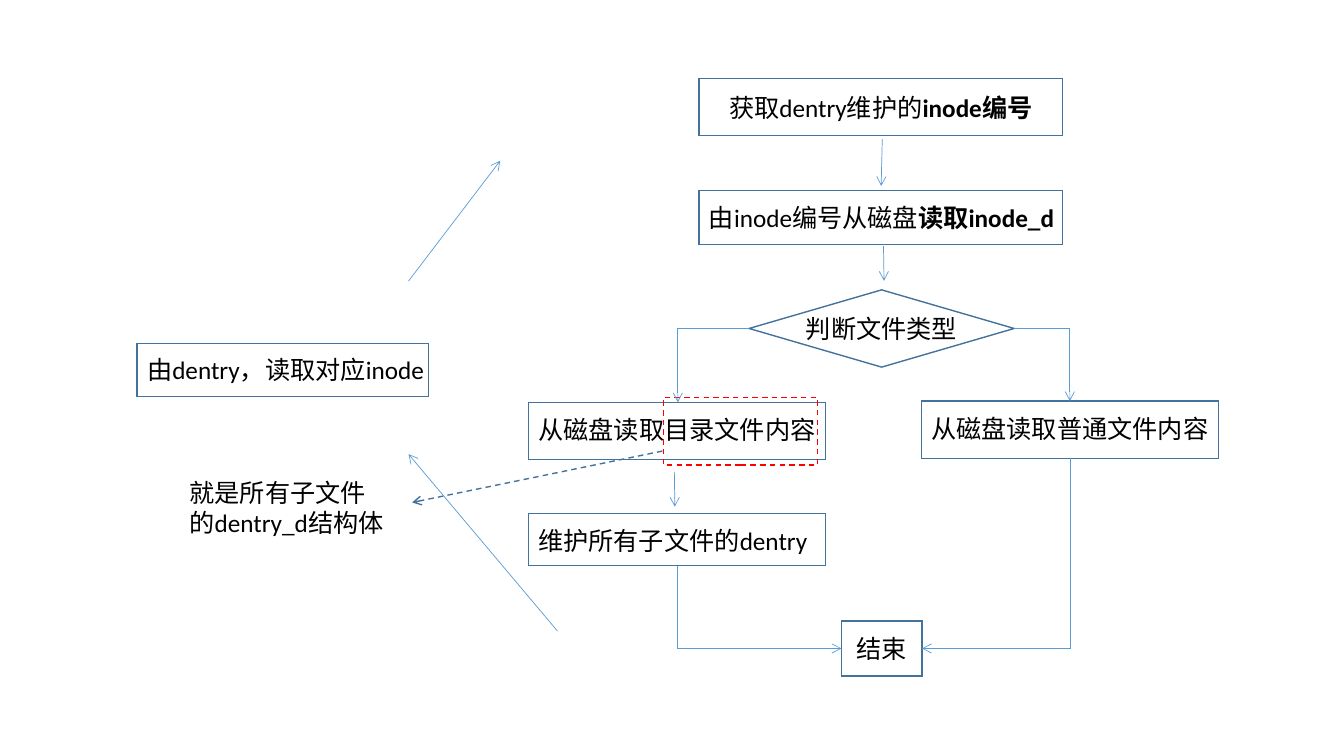
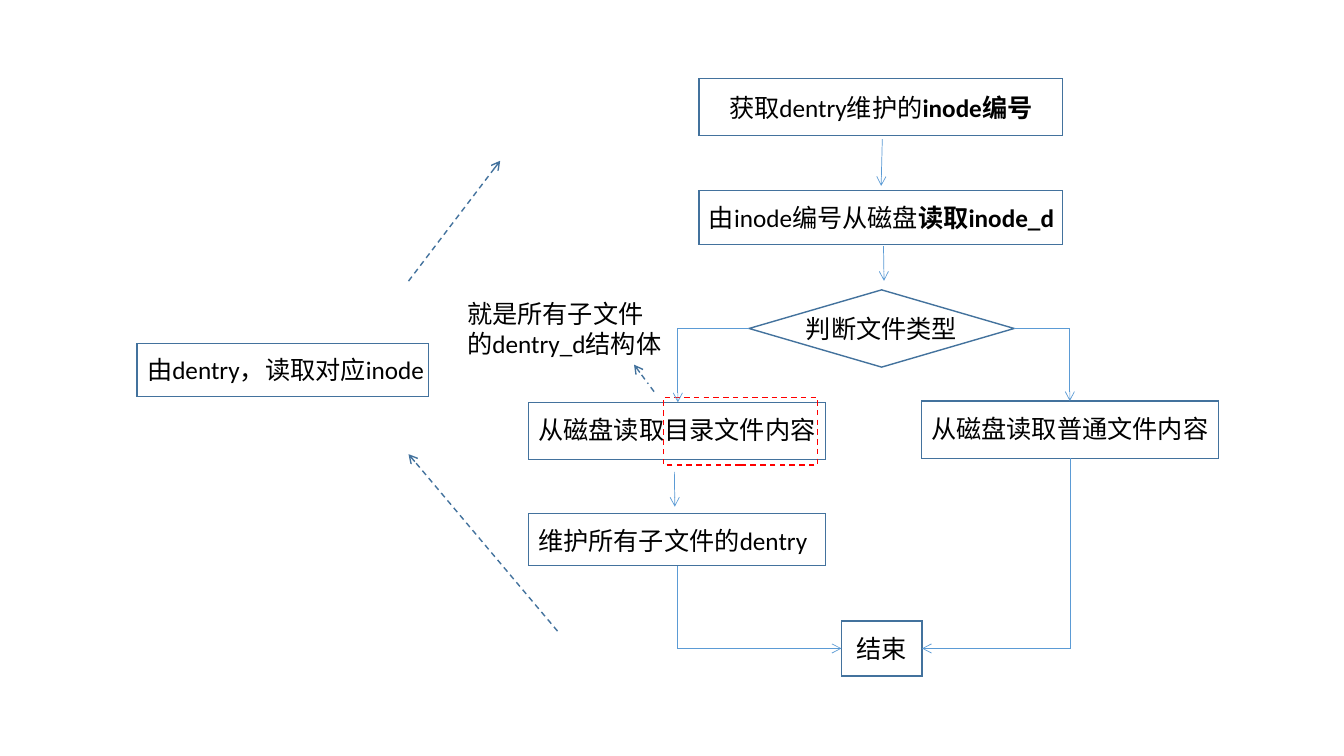
Before and after one commit to hitsz-cslab/os-labs, a slide deck: slide 21 of docs/lab5/图片.pptx. Drawn at 1344x756 pixels with LibreOffice and Linux fonts; fonts in the diff are those of the drawing. Boxes give left, top, right and bottom in pixels: in the first picture for what was removed or moved away, otherwise in the second. Text is boxed around its words. In the diff, an @@ line names an element or a change of style, - is before the commit and + after.

Commit message:
lab5 part3 更新创建文件部分

```diff
--- a/docs/lab5/图片.pptx
+++ b/docs/lab5/图片.pptx
@@ arrow (408, 281) - (500, 161): stroke #5B9BD5 0.5 pt to #43739E 1 pt dashed @@
@@ text "就是所有子文件的dentry_d结构体": place and size @@
-text "就是所有子文件的dentry_d结构体" at [189,480,383,536]
+text "就是所有子文件的dentry_d结构体" at [467,301,661,357]
@@ arrow moved from (662, 451) - (412, 502) to (654, 392) - (634, 365) @@
@@ arrow (558, 631) - (408, 455): stroke #5B9BD5 0.5 pt to #43739E 1 pt dashed @@
```
Also in this commit, not shown: 4 other slides changed, 2 slides added, 8 other files.
